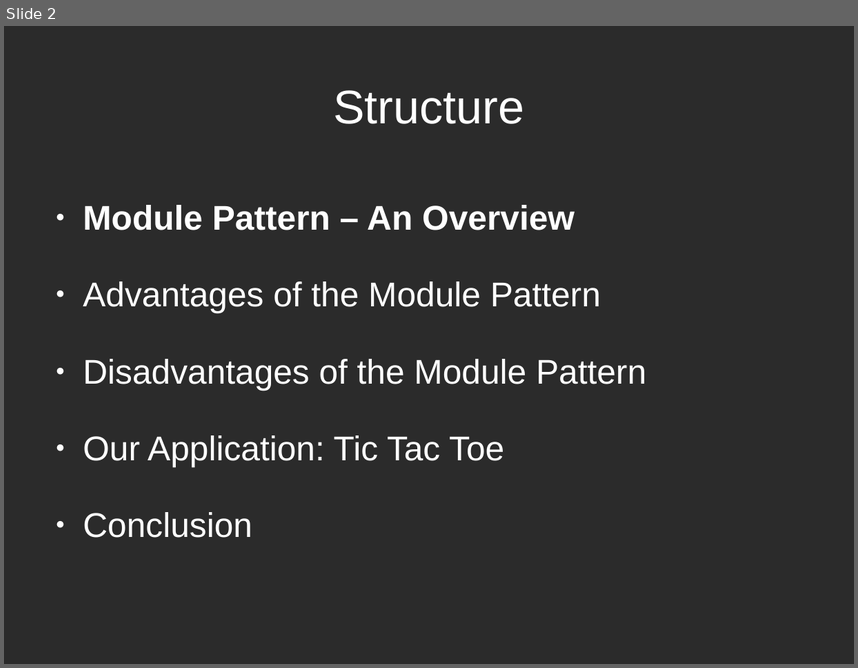
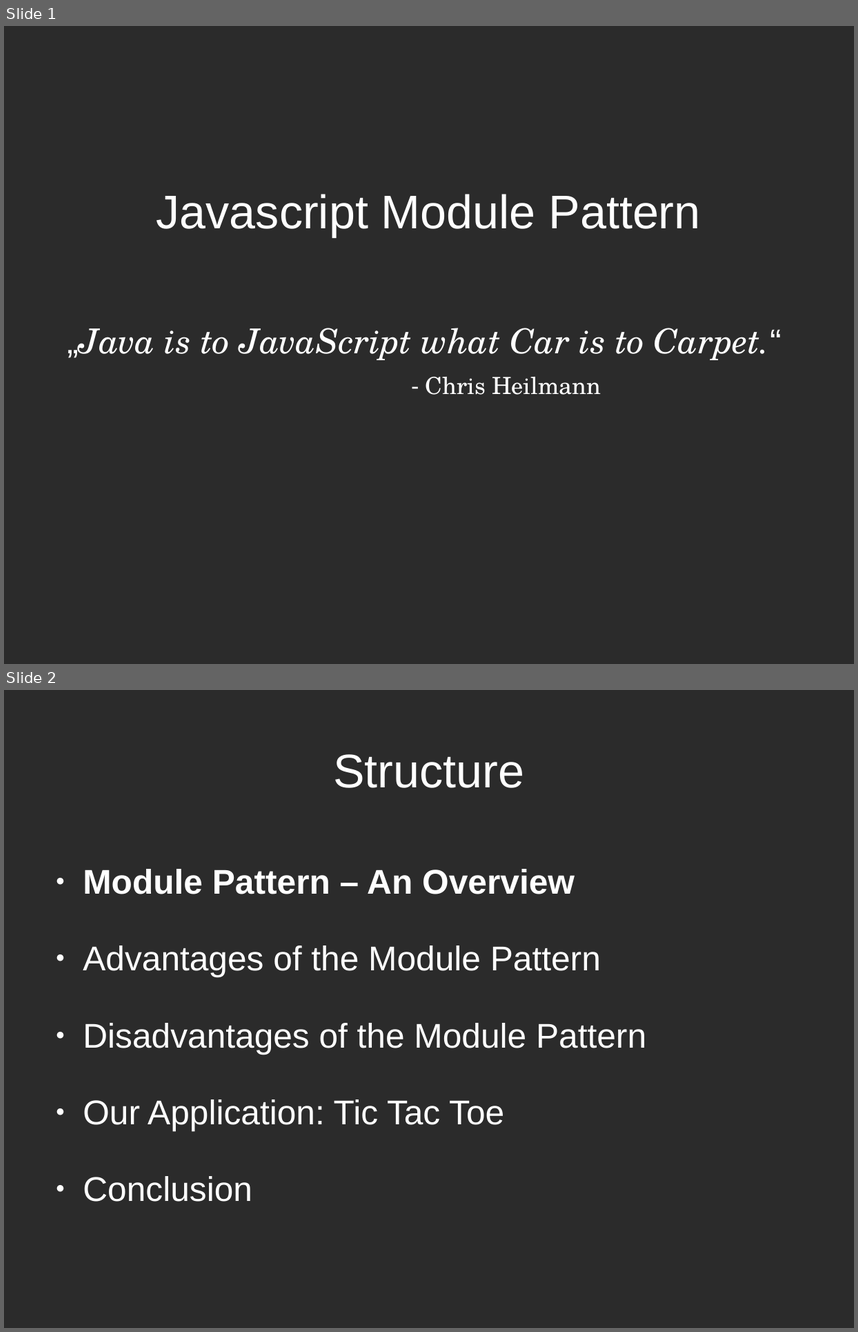
Before and after one commit to sattler/javascript-seminar-2015, a slide deck: presentation/Presentation.odp. Shown one above the other, each under a label of ours: slide 2 before the commit, slides 1 and 2 after it. The pictures are 858x668 and 858x1332 pixels, drawn with LibreOffice and Linux fonts; fonts in the diff are those of the drawing; background and template pictures are left out; a plain dark background stands for a picture behind light text. Boxes give left, top, right and bottom in pixels: in the first picture for what was removed or moved away, otherwise in the second. Text is boxed around its words. In the diff, an @@ line names an element or a change of style, - is before the commit and + after.

```diff
--- a/presentation/Presentation.odp
+++ b/presentation/Presentation.odp
@@ slide 1 added at [4, 26, 854, 664], background picture (left out) @@
@@ title added at [156, 194, 701, 237], 44 pt, text #FFFFFF @@
+Javascript Module Pattern
@@ subtitle added at [67, 328, 782, 394], 32 pt, text #FFFFFF, italic @@
+„Java is to JavaScript what Car is to Carpet.“
+- Chris Heilmann
```
Also in this commit, not shown: 12 slides changed, 1 slide removed.
